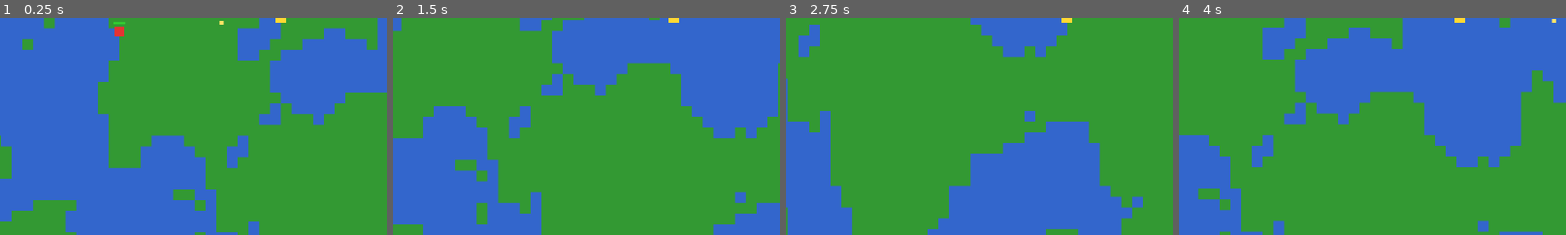
Above: before the commit, frames 1-4 (left to right).
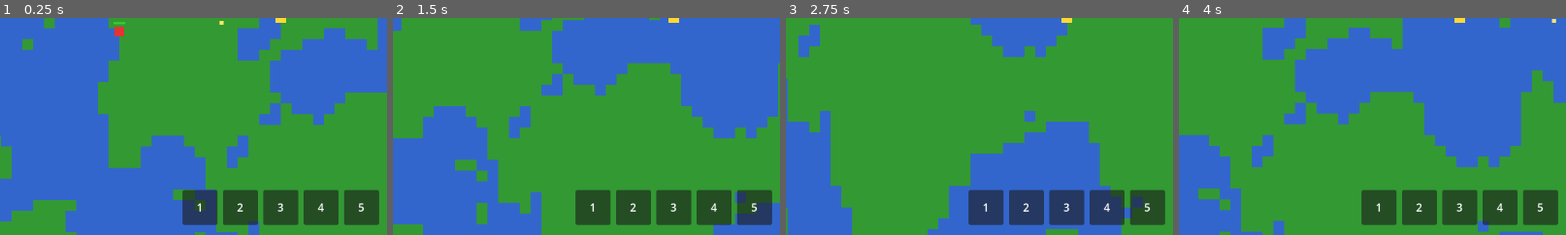
Above: after the commit, the same moments.

Repository: aegissana-sudo/vada
Game: Godot game, scene res://Main.tscn
Two runs of this game, one before a commit and one after it. Both use one fixed random seed, a clock stepped at 60 frames per second and the inputs below.
Inputs:
- Up to frame 1 (0.25 s): no input
- Up to frame 2 (1.5 s): tap Enter at 0.5 s; hold Right (ui_right) 0.53-1.28 s; hold Down (ui_down) from 1.28 s (still down)
- Up to frame 3 (2.75 s): release Down (ui_down) at 2.03 s; hold Right (ui_right) from 2.03 s (still down)
- Up to frame 4 (4 s): release Right (ui_right) at 2.78 s; hold Up (ui_up) 2.78-3.53 s; hold Left (ui_left) from 3.53 s (still down)
The pictures show only the part of the screen within x 14-64%, y 50-100%; the shares and areas given below are measured in that part.

The runs differ from the first frame. In frame 1, 7.5% of the frame differs, in the area x 47-98%, y 79-96%; in frame 2, 7.5%; in frame 3, 7.5%; in frame 4, 7.5%.

Commit message:
Добавить UI-ячейки инвентаря на 5 слотов

Diff:
--- a/Main.tscn
+++ b/Main.tscn
@@ -38,6 +38,78 @@
 text = "Время: 0.0 с"
 label_settings = SubResource("2")
 
+[node name="InventoryUI" type="Control" parent="CanvasLayer"]
+layout_mode = 1
+anchors_preset = 7
+anchor_left = 0.5
+anchor_top = 1.0
+anchor_right = 0.5
+anchor_bottom = 1.0
+offset_left = -150.0
+offset_top = -66.0
+offset_right = 150.0
+offset_bottom = -16.0
+grow_horizontal = 2
+grow_vertical = 0
+
+[node name="SlotsContainer" type="HBoxContainer" parent="CanvasLayer/InventoryUI"]
+layout_mode = 1
+anchors_preset = 15
+anchor_right = 1.0
+anchor_bottom = 1.0
+theme_override_constants/separation = 8
+alignment = 1
+
+[node name="Slot1" type="PanelContainer" parent="CanvasLayer/InventoryUI/SlotsContainer"]
+custom_minimum_size = Vector2(52, 52)
+layout_mode = 2
+
+[node name="Label" type="Label" parent="CanvasLayer/InventoryUI/SlotsContainer/Slot1"]
+layout_mode = 2
+text = "1"
+horizontal_alignment = 1
+vertical_alignment = 1
+
+[node name="Slot2" type="PanelContainer" parent="CanvasLayer/InventoryUI/SlotsContainer"]
+custom_minimum_size = Vector2(52, 52)
+layout_mode = 2
+
+[node name="Label" type="Label" parent="CanvasLayer/InventoryUI/SlotsContainer/Slot2"]
+layout_mode = 2
+text = "2"
+horizontal_alignment = 1
+vertical_alignment = 1
+
+[node name="Slot3" type="PanelContainer" parent="CanvasLayer/InventoryUI/SlotsContainer"]
+custom_minimum_size = Vector2(52, 52)
+layout_mode = 2
+
+[node name="Label" type="Label" parent="CanvasLayer/InventoryUI/SlotsContainer/Slot3"]
+layout_mode = 2
+text = "3"
+horizontal_alignment = 1
+vertical_alignment = 1
+
+[node name="Slot4" type="PanelContainer" parent="CanvasLayer/InventoryUI/SlotsContainer"]
+custom_minimum_size = Vector2(52, 52)
+layout_mode = 2
+
+[node name="Label" type="Label" parent="CanvasLayer/InventoryUI/SlotsContainer/Slot4"]
+layout_mode = 2
+text = "4"
+horizontal_alignment = 1
+vertical_alignment = 1
+
+[node name="Slot5" type="PanelContainer" parent="CanvasLayer/InventoryUI/SlotsContainer"]
+custom_minimum_size = Vector2(52, 52)
+layout_mode = 2
+
+[node name="Label" type="Label" parent="CanvasLayer/InventoryUI/SlotsContainer/Slot5"]
+layout_mode = 2
+text = "5"
+horizontal_alignment = 1
+vertical_alignment = 1
+
 [node name="GameOverMenu" type="Control" parent="CanvasLayer"]
 visible = false
 layout_mode = 3
